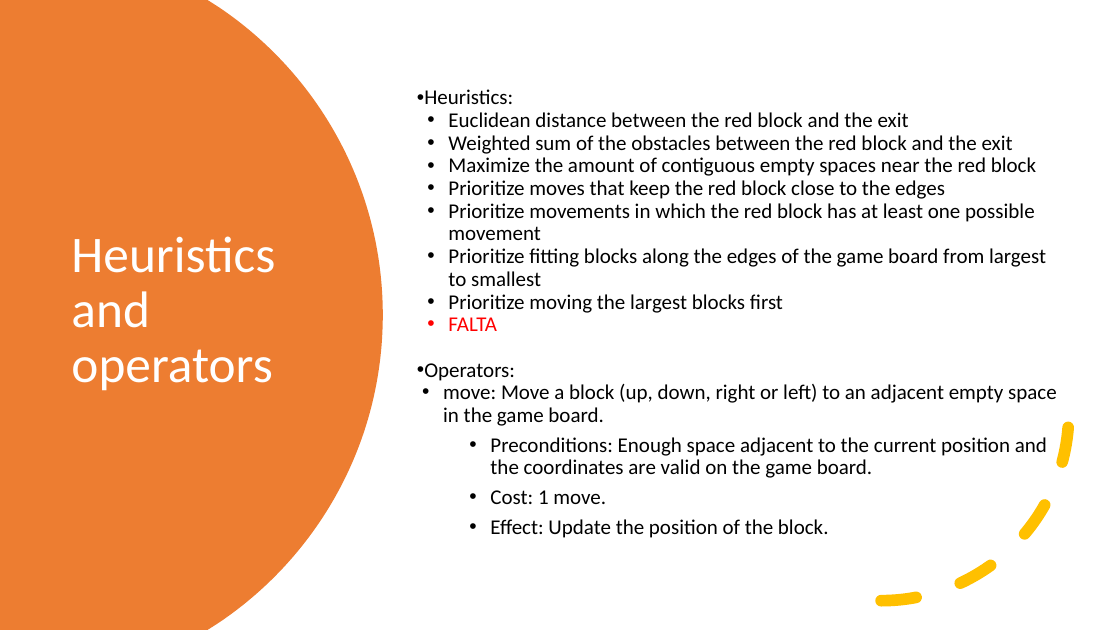
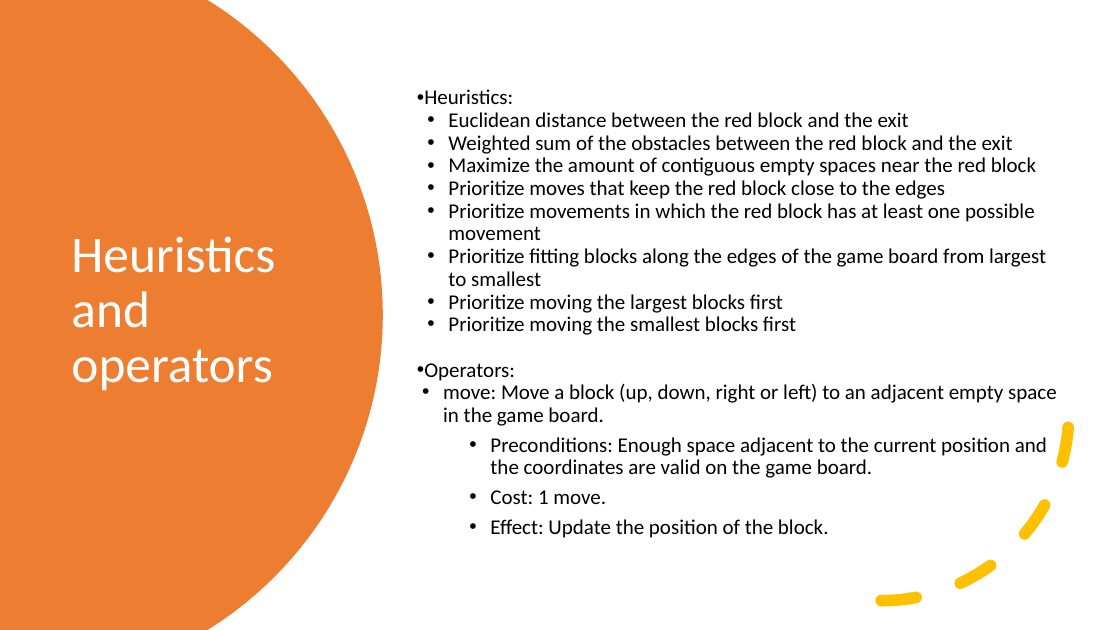
Before and after one commit to afs202005277/PuzzleSolverAI, a slide deck: slide 6 of Block Escape.pptx. Drawn at 1120x630 pixels with LibreOffice and Linux fonts; fonts in the diff are those of the drawing. Boxes give left, top, right and bottom in pixels: in the first picture for what was removed or moved away, otherwise in the second. Text is boxed around its words. In the diff, an @@ line names an element or a change of style, - is before the commit and + after.

```diff
--- a/Block Escape.pptx
+++ b/Block Escape.pptx
@@ text at bbox=[448, 316, 796, 335]: text changed; text colour #FF0000 to #000000 @@
-• FALTA
+• Prioritize moving the smallest blocks first
```
Also in this commit, not shown: 1 slide added, 1 slide removed, 6 other files.
